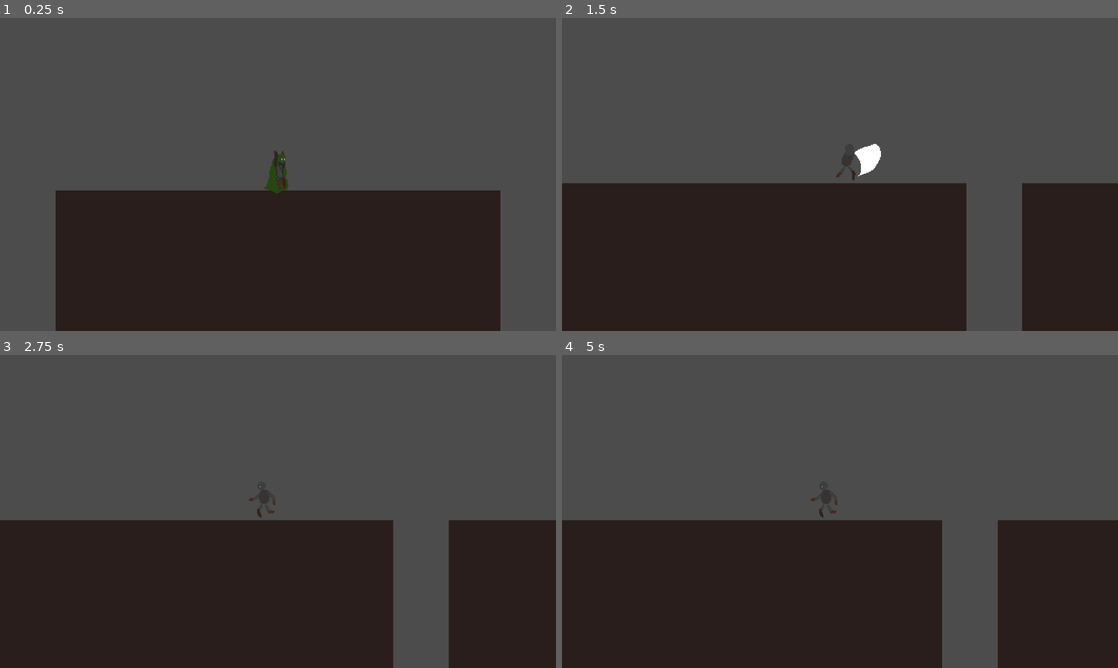
Above: before the commit, frames 1-4 (two rows, left to right).
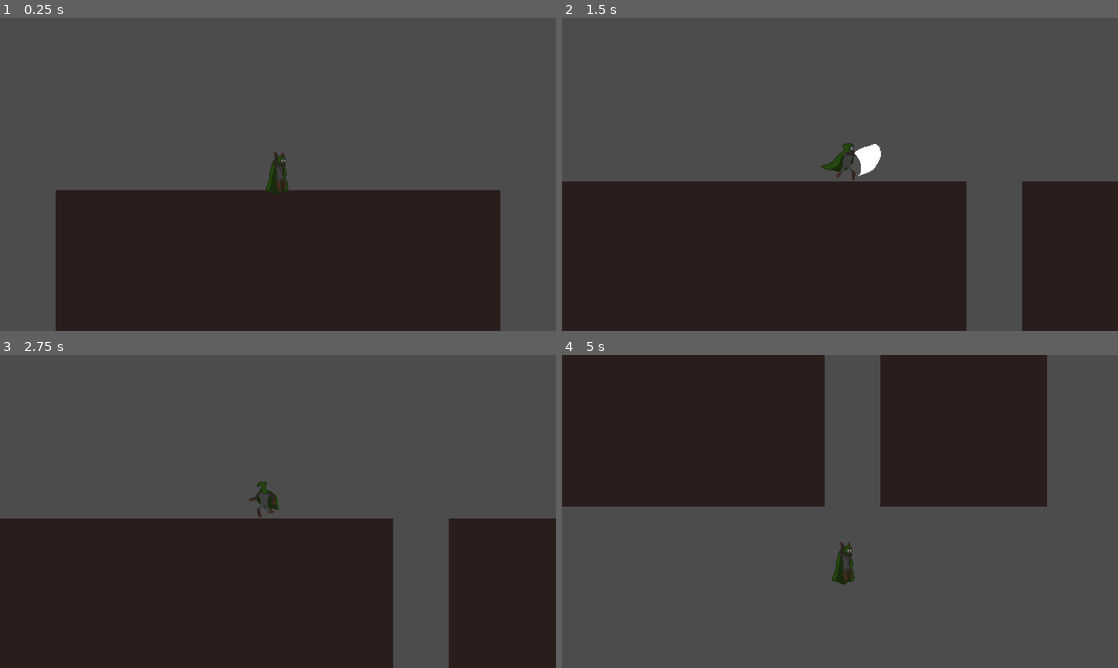
Above: after the commit, the same moments.

Repository: maroisa/everdusk
Game: Godot game, scene res://world.tscn
Two runs of this game, one before a commit and one after it. Both use one fixed random seed, a clock stepped at 60 frames per second and the inputs below.
Inputs (mouse positions are in pixels of both pictures, inside the frame that each line leads up to):
- Up to frame 1 (0.25 s): no input
- Up to frame 2 (1.5 s): move the mouse to (962, 158) at 0.52 s; hold D (right) from 0.53 s (still down); click (962, 158) at 0.6 s; tap Space (jump) at 0.77 s; move the mouse to (728, 190) at 1.27 s; click (728, 190) at 1.35 s
- Up to frame 3 (2.75 s): tap Space (jump) at 1.52 s; move the mouse to (333, 442) at 2.02 s; release D (right) at 2.03 s; hold A (left) from 2.03 s (still down); click (333, 442) at 2.1 s
- Up to frame 4 (5 s): move the mouse to (812, 574) at 2.77 s; release A (left) at 2.78 s; hold D (right) 2.78-4.28 s; click (812, 574) at 2.85 s; tap Space (jump) at 3.02, 3.77, 4.52 s; move the mouse to (1006, 558) at 3.52 s; click (1006, 558) at 3.6 s; move the mouse to (673, 464) at 4.27 s; hold A (left) from 4.28 s (still down); click (673, 464) at 4.35 s

The runs differ from the first frame. In frame 1, 0.3% of the frame differs, in the area x 10-90%, y 42-56%; in frame 2, 0.6%; in frame 3, 0.6%; in frame 4, 80%, in the area x 0-100%, y 0-100%.

Commit message:
add player spritesheet

Diff:
--- a/characters/player/player.tscn
+++ b/characters/player/player.tscn
@@ -443,6 +443,7 @@
 [sub_resource type="AnimationNodeStateMachinePlayback" id=13]
 
 [sub_resource type="RectangleShape2D" id=38]
+extents = Vector2( 16, 24 )
 
 [node name="Player" type="KinematicBody2D"]
 z_index = 1
@@ -505,6 +506,7 @@
 script = ExtResource( 3 )
 
 [node name="AttackCollision" type="CollisionShape2D" parent="."]
+position = Vector2( 0, -16 )
 shape = SubResource( 38 )
 
 [node name="AttackSprite" type="Sprite" parent="."]
--- a/characters/player/states/attack.gd
+++ b/characters/player/states/attack.gd
@@ -5,7 +5,7 @@
 func enter():
 	initial = false
 
-	$"../../AttackCollision".position.x = player.velocity_static * 100
+	$"../../AttackCollision".position.x = player.velocity_static * 32
 	player.velocity.x = player.velocity_static * 50
 
 	if player.animstate.get_current_node() == "attack":
Binary file changed: characters/player/player.png
